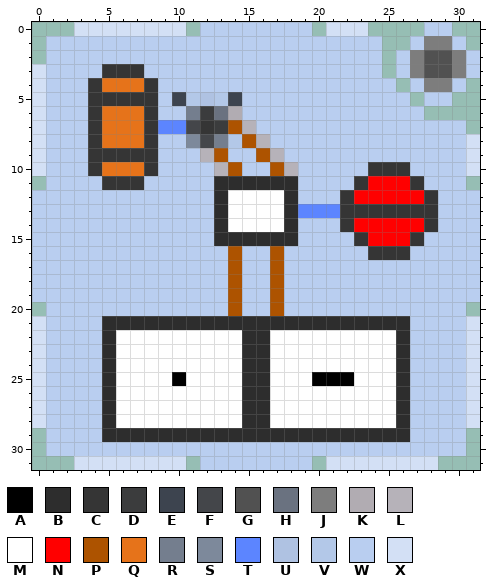
Two states of a pixel-art sprite, Icons/Encrypted Morse.png. Above is the file before it was changed.
The file is 32x32 pixels. Colours within 5 levels of each other are drawn and written as one.
Palette (. is transparent): A #000000  B #2d2d2d  C #353535  D #3b3c3d  E #3d444f  F #44464a  G #515151  H #6a7280  J #7d7d7d  K #b1acb2  L #b6b2b9  M #ffffff  N #ff0000  P #ad5300  Q #e6731a  R #747e8e  S #7d899b  T #5c85ff  U #afc2e2  V #b3c8e8  W #b9cef0  X #d3e0f5
Pixels before, first column x 0:
 0 ...XXXXXXXX.WWWWWWWW.XXX....WW..
 1 .WWWWWWWWWWWWWWWWWWWWWWWW..WJJW.
 2 .WWWWWWWWWWWWWWWWWWWWWWWW.WJGGJW
 3 XWWWWCCCWWWWWWWWWWWWWWWWW.WJGGJW
 4 XWWWCQQQCWWWWWWWWWWWWWWWWW.WJJW.
 5 XWWWCCCCCWEVUVEWWWWWWWWWWWW.WW..
 6 XWWWCQQQCWWRDHKWWWWWWWWWWWWW....
 7 XWWWCQQQCTTFCDPLWWWWWWWWWWWWWWW.
 8 XWWWCQQQCWWSFRVPLWWWWWWWWWWWWWWX
 9 XWWWCCCCCWWWLPWWPLWWWWWWWWWWWWWX
10 XWWWCQQQCWWWWLPWWPLWWWWWCCCWWWWX
11 .WWWWCCCWWWWWBBBBBBWWWWCNNNCWWW.
12 WWWWWWWWWWWWWBMMMMBWWWCNNNNNCWWW
13 WWWWWWWWWWWWWBMMMMBTTTCCCCCCCWWW
14 WWWWWWWWWWWWWBMMMMBWWWCNNNNNCWWW
15 WWWWWWWWWWWWWBBBBBBWWWWCNNNCWWWW
16 WWWWWWWWWWWWWWPWWPWWWWWWCCCWWWWW
17 WWWWWWWWWWWWWWPWWPWWWWWWWWWWWWWW
18 WWWWWWWWWWWWWWPWWPWWWWWWWWWWWWWW
19 WWWWWWWWWWWWWWPWWPWWWWWWWWWWWWWW
20 .WWWWWWWWWWWWWPWWPWWWWWWWWWWWWW.
21 XWWWWBBBBBBBBBBBBBBBBBBBBBBWWWWX
22 XWWWWBMMMMMMMMMBBMMMMMMMMMBWWWWX
23 XWWWWBMMMMMMMMMBBMMMMMMMMMBWWWWX
24 XWWWWBMMMMMMMMMBBMMMMMMMMMBWWWWX
25 XWWWWBMMMMAMMMMBBMMMAAAMMMBWWWWX
26 XWWWWBMMMMMMMMMBBMMMMMMMMMBWWWWX
27 XWWWWBMMMMMMMMMBBMMMMMMMMMBWWWWX
28 XWWWWBMMMMMMMMMBBMMMMMMMMMBWWWWX
29 .WWWWBBBBBBBBBBBBBBBBBBBBBBWWWW.
30 .WWWWWWWWWWWWWWWWWWWWWWWWWWWWWW.
31 ...XXXXXXXX.WWWWWWWW.XXXXXXXX...
New version:
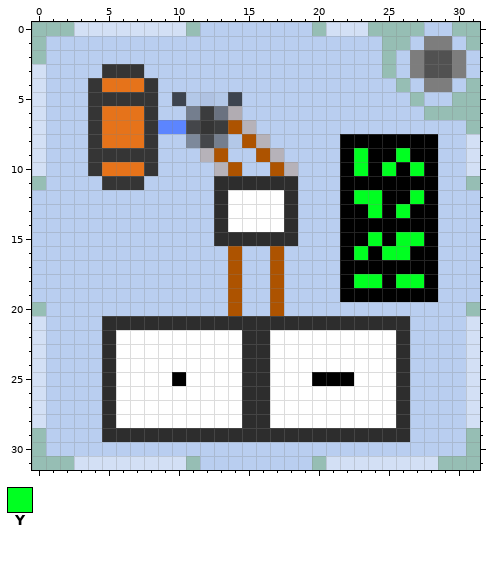
Colours new in this view: Y #00ff21
What changed:
Colour C becomes colour A in row 10 at x 24 and 26; in row 11 at x 23 and 27; in row 12 at x 22 and 28; in row 13 at x 22 to 23, 25 and 27 to 28; in row 14 at x 22 and 28; in row 15 at x 23.
Colour C becomes colour A in row 16 at x 24.
Colour N becomes colour A in row 11 at x 24 to 26; in row 12 at x 25 to 26; in row 14 at x 23 to 27; in row 15 at x 25.
Colour W becomes colour A in row 8 at x 22 to 28; in row 9 at x 22, 24 to 25 and 27 to 28; in rows 10 to 11 at x 22 and 28; in row 15 at x 22 and 28; in row 16 at x 22 and 27 to 28; in row 17 at x 22 to 28.
Colour W becomes colour A in row 18 at x 22, 25 and 28; in row 19 at x 22 to 28.
Colour T becomes colour W in row 13 at x 19 to 21.
Colour C becomes colour Y in row 10 at x 25; in row 13 at x 24 and 26; in row 15 at x 27; in row 16 at x 25 to 26.
Colour N becomes colour Y in row 12 at x 23 to 24 and 27; in row 15 at x 24 and 26.
Colour W becomes colour Y in row 9 at x 23 and 26; in row 10 at x 23 and 27; in row 16 at x 23; in row 18 at x 23 to 24 and 26 to 27.
Boxes around the changes in both pictures, in picture pixels (x1, y1, x2, y2):
changed: (298, 134, 438, 302)
